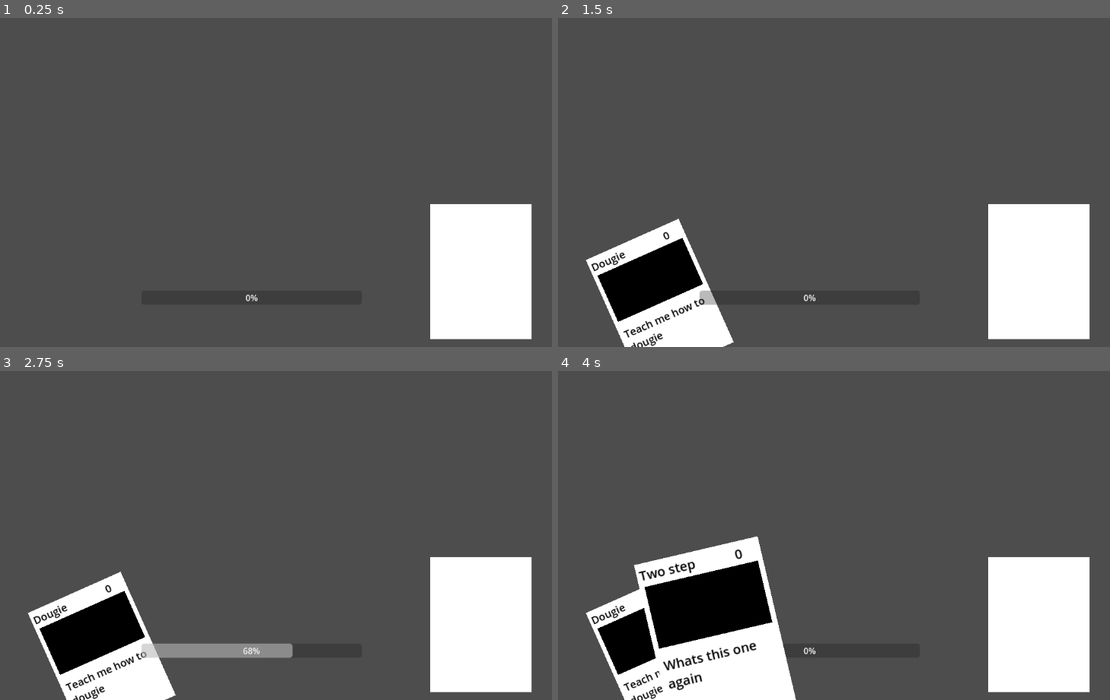
Above: before the commit, frames 1-4 (two rows, left to right).
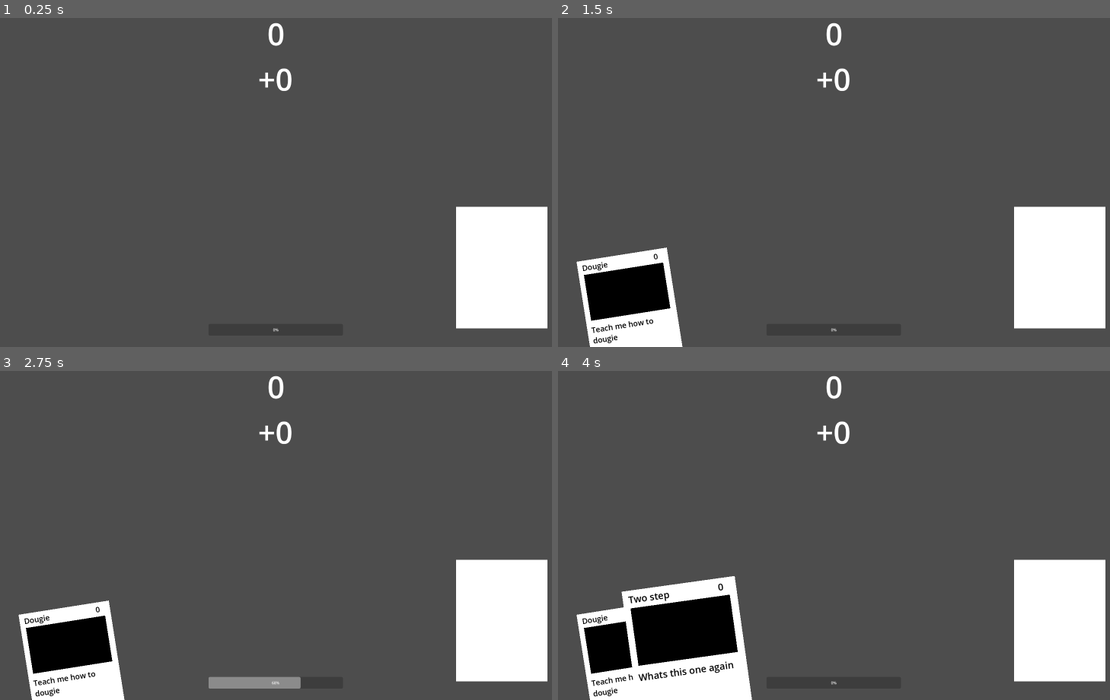
Above: after the commit, the same moments.

Repository: nathankeyt/OneButtonRhythmGame
Game: Godot game, scene res://scenes/card_test.tscn
The game is run twice, just before and just after one commit, with the same random seed, the same clock (stepped at 60 frames per second) and the same inputs.
Inputs (mouse positions are in pixels of both pictures, inside the frame that each line leads up to):
- Up to frame 1 (0.25 s): no input
- Up to frame 2 (1.5 s): tap Enter at 0.5 s; move the mouse to (949, 159) at 0.52 s; hold Space (select) 0.53-1.28 s; click (949, 159) at 0.67 s; move the mouse to (696, 192) at 1.27 s; tap E (test) at 1.35 s; click (696, 192) at 1.42 s
- Up to frame 3 (2.75 s): tap Enter at 2 s; move the mouse to (320, 453) at 2.02 s; hold Space (select) from 2.03 s (still down); click (320, 453) at 2.17 s
- Up to frame 4 (4 s): move the mouse to (789, 598) at 2.77 s; release Space (select) at 2.78 s; tap E (test) at 2.85 s; click (789, 598) at 2.92 s; tap Space (select) at 3.5 s; move the mouse to (999, 581) at 3.52 s; hold Space (select) from 3.53 s (still down); click (999, 581) at 3.67 s

The runs differ from the first frame. In frame 1, 3.9% of the frame differs, in the area x 44-100%, y 1-98%; in frame 2, 9.0%; in frame 3, 11%; in frame 4, 13%, in the area x 3-100%, y 1-100%.

Commit message:
added score components

Diff:
--- a/autoloads/battle_manager.gd
+++ b/autoloads/battle_manager.gd
@@ -1,10 +1,40 @@
 extends Node
 
-@export var deck: Deck2D
-@export var hand: Hand2D
+enum ActorType {PLAYER, ENEMY}
 
-var temp_score: int = 0
-var total_score: int = 0
+var deck: Deck2D
+var hand: Hand2D
 
-func add_score(score: int):
-	temp_score += score
+var player_temp_score_label: ScoreLabel
+var player_total_score_label: ScoreLabel
+var enemy_temp_score_label: ScoreLabel
+var enemy_total_score_label: ScoreLabel
+
+var player_temp_score: int = 0
+var player_total_score: int = 0
+var enemy_temp_score: int = 0
+var enemy_total_score: int = 0
+
+signal player_score_updated(score: int)
+signal enemy_score_updated(score: int)
+
+func _ready() -> void:
+	if player_temp_score_label:
+		player_score_updated.connect(player_temp_score_label.update_score)
+
+	if player_total_score_label:
+		player_score_updated.connect(player_total_score_label.update_score)
+
+	if enemy_temp_score_label:
+		enemy_score_updated.connect(enemy_temp_score_label.update_score)
+
+	if enemy_total_score_label:
+		enemy_score_updated.connect(enemy_total_score_label.update_score)
+
+func add_player_score(score: int):
+	player_temp_score += score
+	player_score_updated.emit(player_temp_score)
+
+func add_enemy_score(score: int):
+	enemy_temp_score += score
+	enemy_score_updated.emit(enemy_temp_score)
--- a/classes/derived_effects/add_score.gd
+++ b/classes/derived_effects/add_score.gd
@@ -4,4 +4,4 @@
 @export var m_add_score: int = 0.0
 
 func apply_effect(target: Variant = null) -> void:
-	BattleManager.add_score(m_add_score)
+	BattleManager.add_player_score(m_add_score)
--- a/classes/hand_2d.gd
+++ b/classes/hand_2d.gd
@@ -23,7 +23,6 @@
 
 func render_cards() -> void:
 	var hand_size: int = cards.size()
-	print(hand_size)
 	var card_pos_arr: Array[Node] = display_path.get_children()
 	var card_pos_arr_size: int = card_pos_arr.size()
 
@@ -38,7 +37,6 @@
 		var curr_card: CardRenderer2D = cards[reverse_index]
 
 		card_pos.progress_ratio = reverse_index * (1.0 / max_hand_size)
-		print(curr_card.card.title, " ", i)
 		display_path.add_child(card_pos)
 		display_path.move_child(card_pos, 0)
 
@@ -87,7 +85,6 @@
 		return
 
 	var card_renderer: CardRenderer2D = cards[index]
-	print("played " + card_renderer.card.title)
 	card_renderer.card.apply_effects()
 	remove_card(index)
 
--- a/project.godot
+++ b/project.godot
@@ -20,6 +20,8 @@
 
 [display]
 
+window/size/viewport_width=2560
+window/size/viewport_height=1440
 window/stretch/mode="viewport"
 
 [dotnet]
--- a/themes/default_card.tres
+++ b/resources/themes/default_card.tres
@@ -2,4 +2,4 @@
 
 [resource]
 RichTextLabel/colors/default_color = Color(0, 0, 0, 1)
-RichTextLabel/font_sizes/normal_font_size = 20
+RichTextLabel/font_sizes/normal_font_size = 32
--- /dev/null
+++ b/resources/themes/score.tres
@@ -0,0 +1,4 @@
+[gd_resource type="Theme" format=3 uid="uid://c7o8qa3bsgke3"]
+
+[resource]
+RichTextLabel/font_sizes/normal_font_size = 128
--- a/scenes/card_test.tscn
+++ b/scenes/card_test.tscn
@@ -6,6 +6,9 @@
 [ext_resource type="Script" path="res://classes/card.gd" id="3_bd8xg"]
 [ext_resource type="Script" path="res://classes/effect.gd" id="4_aie2x"]
 [ext_resource type="Script" path="res://classes/derived_effects/add_score.gd" id="5_3233s"]
+[ext_resource type="PackedScene" uid="uid://d2a6y3ig64vm0" path="res://scenes/total_score_label.tscn" id="7_3tq0y"]
+[ext_resource type="Script" path="res://scenes/total_score_label.gd" id="8_ssppo"]
+[ext_resource type="Script" path="res://scenes/temp_score_label.gd" id="9_5ynub"]
 
 [sub_resource type="Resource" id="Resource_ith5q"]
 script = ExtResource("5_3233s")
@@ -32,9 +35,25 @@
 [node name="CardTest" type="Node2D"]
 
 [node name="Hand" parent="." instance=ExtResource("1_0xgak")]
-position = Vector2(556, 539)
+position = Vector2(1341, 1221)
 
 [node name="DefaultDeck" parent="." instance=ExtResource("2_s20cl")]
-position = Vector2(993, 505)
+position = Vector2(2295, 1105)
 cards = Array[ExtResource("3_bd8xg")]([SubResource("Resource_py45q"), SubResource("Resource_1rj1d")])
 card_renderer_scene = ExtResource("3_1ti53")
+
+[node name="PlayerTotal" parent="." instance=ExtResource("7_3tq0y")]
+offset_left = 827.0
+offset_top = 33.0
+offset_right = 1864.0
+offset_bottom = 226.0
+text = "[center]0[/center]"
+script = ExtResource("8_ssppo")
+
+[node name="PlayerTemp" parent="." instance=ExtResource("7_3tq0y")]
+offset_left = 825.0
+offset_top = 224.0
+offset_right = 1862.0
+offset_bottom = 417.0
+text = "[center]+0[/center]"
+script = ExtResource("9_5ynub")
--- a/scenes/default_card_renderer.tscn
+++ b/scenes/default_card_renderer.tscn
@@ -1,10 +1,10 @@
 [gd_scene load_steps=6 format=3 uid="uid://cjw6u7yhnkpwv"]
 
 [ext_resource type="Script" path="res://classes/card_renderer_2d.gd" id="1_esn42"]
-[ext_resource type="Theme" uid="uid://drmnwgnq0lshg" path="res://themes/default_card.tres" id="2_ksp66"]
+[ext_resource type="Theme" uid="uid://drmnwgnq0lshg" path="res://resources/themes/default_card.tres" id="2_ksp66"]
 
 [sub_resource type="RectangleShape2D" id="RectangleShape2D_1mxs7"]
-size = Vector2(192, 256)
+size = Vector2(384, 512)
 
 [sub_resource type="CanvasTexture" id="CanvasTexture_rdnes"]
 
@@ -17,37 +17,37 @@
 shape = SubResource("RectangleShape2D_1mxs7")
 
 [node name="BackdropSprite" type="Sprite2D" parent="."]
-scale = Vector2(192, 256)
+scale = Vector2(384, 512)
 texture = SubResource("CanvasTexture_rdnes")
 
 [node name="ImgSprite" type="Sprite2D" parent="."]
 modulate = Color(0, 0, 0, 1)
-position = Vector2(-3.8147e-06, -44)
-scale = Vector2(176, 96)
+position = Vector2(-1.5, -98.5)
+scale = Vector2(337, 195)
 texture = SubResource("CanvasTexture_eg05a")
 
 [node name="TitleLabel" type="RichTextLabel" parent="."]
-offset_left = -92.0
-offset_top = -124.0
-offset_right = 33.0
-offset_bottom = -92.0
+offset_left = -173.0
+offset_top = -248.0
+offset_right = 111.0
+offset_bottom = -200.0
 theme = ExtResource("2_ksp66")
 text = "Title
 "
 
 [node name="CostLabel" type="RichTextLabel" parent="."]
-offset_left = 56.0
-offset_top = -123.0
-offset_right = 83.0
-offset_bottom = -93.0
+offset_left = 131.0
+offset_top = -249.0
+offset_right = 178.0
+offset_bottom = -200.0
 theme = ExtResource("2_ksp66")
 text = "1"
 
 [node name="TextLabel" type="RichTextLabel" parent="."]
-offset_left = -87.0
-offset_top = 17.0
-offset_right = 86.0
-offset_bottom = 116.0
+offset_left = -175.0
+offset_top = 16.0
+offset_right = 169.0
+offset_bottom = 233.0
 theme = ExtResource("2_ksp66")
 text = "Text
 "
--- a/scenes/default_deck.tscn
+++ b/scenes/default_deck.tscn
@@ -8,5 +8,5 @@
 script = ExtResource("1_76t5r")
 
 [node name="CardBacking" type="Sprite2D" parent="."]
-scale = Vector2(192, 256)
+scale = Vector2(384, 512)
 texture = SubResource("CanvasTexture_vbxf3")
--- a/scenes/hand.tscn
+++ b/scenes/hand.tscn
@@ -4,12 +4,13 @@
 
 [sub_resource type="Curve2D" id="Curve2D_h8gcq"]
 _data = {
-"points": PackedVector2Array(0, 0, 0, 0, -280, 22, 0, 0, 0, 0, -206, -11, 0, 0, 0, 0, -125, -30, 0, 0, 0, 0, -45, -39, 0, 0, 0, 0, 39, -44, 0, 0, 0, 0, 110, -33, 0, 0, 0, 0, 181, -14, 0, 0, 0, 0, 257, 31)
+"points": PackedVector2Array(-672.584, 106.173, 672.584, -106.173, -848, 83, -748.644, -111.291, 748.644, 111.291, 853, 75)
 }
-point_count = 8
+point_count = 2
 
 [node name="Hand" type="Node2D"]
 script = ExtResource("1_6troi")
+max_hand_size = 7
 
 [node name="DisplayPath" type="Path2D" parent="."]
 curve = SubResource("Curve2D_h8gcq")
@@ -18,9 +19,9 @@
 one_shot = true
 
 [node name="SelectBar" type="ProgressBar" parent="."]
-offset_left = -205.0
-offset_top = 2.0
-offset_right = 212.0
-offset_bottom = 29.0
+offset_left = -279.0
+offset_top = 122.0
+offset_right = 286.0
+offset_bottom = 171.0
 
 [connection signal="timeout" from="SelectTimer" to="." method="_on_select_timer_timeout"]
--- /dev/null
+++ b/scenes/score_label.gd
@@ -0,0 +1,7 @@
+extends RichTextLabel
+class_name ScoreLabel
+
+@export var actor_type: BattleManager.ActorType
+
+func update_score(score: int) -> void:
+	pass
--- /dev/null
+++ b/scenes/temp_score_label.gd
@@ -0,0 +1,11 @@
+extends ScoreLabel
+
+func _init() -> void:
+	match actor_type:
+		BattleManager.ActorType.PLAYER:
+			BattleManager.player_total_score_label = self
+		BattleManager.ActorType.ENEMY:
+			BattleManager.enemy_total_score_label = self
+
+func update_score(score: int) -> void:
+	text = "[center]+" + str(score) + "[/center]"
--- /dev/null
+++ b/scenes/total_score_label.gd
@@ -0,0 +1,11 @@
+extends ScoreLabel
+
+func _init() -> void:
+	match actor_type:
+		BattleManager.ActorType.PLAYER:
+			BattleManager.player_total_score_label = self
+		BattleManager.ActorType.ENEMY:
+			BattleManager.enemy_total_score_label = self
+
+func update_score(score: int) -> void:
+	text = "[center]" + str(score) + "[/center]"
--- /dev/null
+++ b/scenes/total_score_label.tscn
@@ -0,0 +1,14 @@
+[gd_scene load_steps=3 format=3 uid="uid://d2a6y3ig64vm0"]
+
+[ext_resource type="Theme" uid="uid://c7o8qa3bsgke3" path="res://resources/themes/score.tres" id="1_01tyg"]
+[ext_resource type="Script" path="res://scenes/score_label.gd" id="2_8q88e"]
+
+[node name="ScoreLabel" type="RichTextLabel"]
+offset_left = 199.0
+offset_top = 49.0
+offset_right = 1236.0
+offset_bottom = 242.0
+theme = ExtResource("1_01tyg")
+bbcode_enabled = true
+text = "[center]99999999[/center]"
+script = ExtResource("2_8q88e")
Not shown: 1 places in scenes/card_test.tscn that only renumber resources
